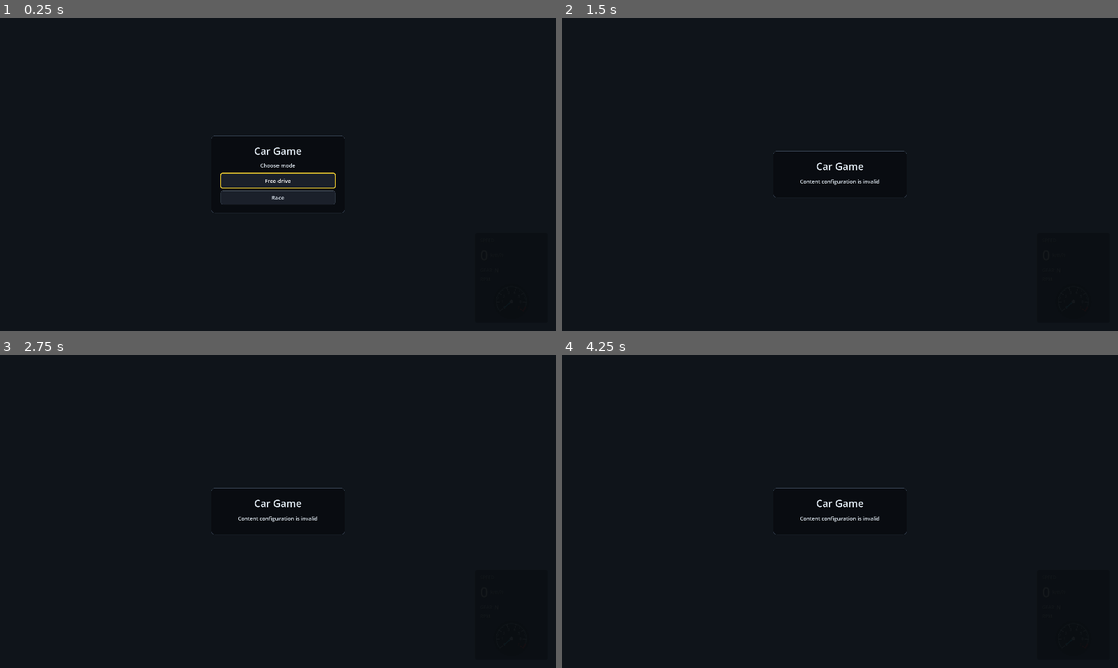
Above: before the commit, frames 1-4 (two rows, left to right).
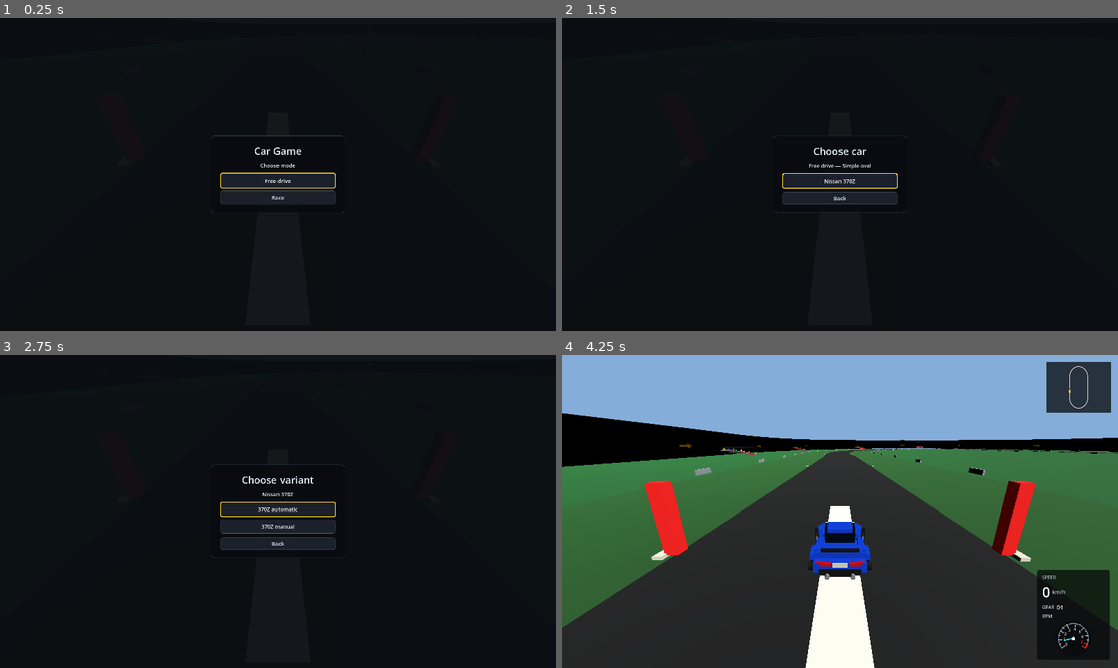
Above: after the commit, the same moments.

Repository: Dziuras98/car-game
Game: Godot game, scene res://scenes/startup.tscn
The game is run twice, just before and just after one commit, with the same random seed, the same clock (stepped at 60 frames per second) and the same inputs.
Inputs (mouse positions are in pixels of both pictures, inside the frame that each line leads up to):
- Up to frame 1 (0.25 s): no input
- Up to frame 2 (1.5 s): click "Free drive" at 0.5 s; click (840, 180) at 1.25 s, where only the run after the commit has a clickable "Simple oval"
- Up to frame 3 (2.75 s): click (278, 517) at 2 s, where only the run after the commit has a clickable "Nissan 370Z"
- Up to frame 4 (4.25 s): click (840, 508) at 2.75 s, where only the run after the commit has a clickable "370Z automatic"; tap Enter at 3.5 s; hold Right (steer-right) from 3.53 s (still down); tap C (camera-back) at 3.6 s

The runs differ from the first frame. In frame 2, 1.7% of the frame differs, in the area x 38-62%, y 37-63%; in frame 3, 2.4%; in frame 4, 75%, in the area x 0-100%, y 0-100%.
Error before the commit: Parse Error: Too few arguments for "configure()" call. Expected at least 10 but received 8. (res://scripts/game/game_manager.gd:260)

Commit message:
Integrate transactional session and track startup

Diff:
--- a/scripts/game/game_manager.gd
+++ b/scripts/game/game_manager.gd
@@ -79,7 +79,7 @@
 	_race_hud = RaceHud.new()
 	_race_hud.build(self, _active_lap_count, Callable(self, "_return_to_main_menu"))
 	_build_pause_menu()
-	if not _configure_runtime_for_active_track() or not _configure_session_start_transaction():
+	if not _configure_runtime_for_session_track() or not _configure_session_start_transaction():
 		set_process(false)
 		set_physics_process(false)
 		return
@@ -204,33 +204,69 @@
 	if definition == null or not definition.is_valid():
 		push_error("Cannot activate an invalid track definition.")
 		return false
-	if (
-		_active_track_definition != null
-		and _active_track_definition.track_id == definition.track_id
-		and is_instance_valid(_track)
-	):
-		_active_lap_count = _resolve_lap_count(definition)
-		return true
-
 	var next_track: GeneratedTrack = _track_spawn_controller.spawn_track(definition)
 	if next_track == null:
 		return false
-	_track = next_track
-	_active_track_definition = definition
-	_active_lap_count = _resolve_lap_count(definition)
+	_sync_active_track_state()
 	return true
+
+
+func _stage_track(definition: TrackDefinition) -> bool:
+	if definition == null or not definition.is_valid():
+		return false
+	return _track_spawn_controller.stage_track(definition) != null
+
+
+func _commit_staged_track() -> bool:
+	if _track_spawn_controller.commit_staged_track() == null:
+		return false
+	_sync_active_track_state()
+	_update_car_targets()
+	return true
+
+
+func _finalize_staged_track_commit() -> void:
+	_track_spawn_controller.finalize_track_commit()
+
+
+func _sync_active_track_state() -> void:
+	_track = _track_spawn_controller.get_current_track()
+	_active_track_definition = _track_spawn_controller.get_current_definition()
+	if _active_track_definition != null:
+		_active_lap_count = _resolve_lap_count(_active_track_definition)
+	if _minimap != null:
+		_minimap.set_track_node(_track)
+
+
+func _get_session_track() -> GeneratedTrack:
+	var staged_track: GeneratedTrack = _track_spawn_controller.get_staged_track()
+	return staged_track if is_instance_valid(staged_track) else _track
+
+
+func _get_session_track_definition() -> TrackDefinition:
+	var staged_definition: TrackDefinition = _track_spawn_controller.get_staged_definition()
+	return staged_definition if staged_definition != null else _active_track_definition
+
+
+func _get_session_lap_count() -> int:
+	var definition: TrackDefinition = _get_session_track_definition()
+	return _resolve_lap_count(definition) if definition != null else _active_lap_count
 
 
 func _resolve_lap_count(definition: TrackDefinition) -> int:
 	return maxi(definition.recommended_laps, 1) if use_track_recommended_laps else maxi(race_lap_count, 1)
 
 
-func _configure_runtime_for_active_track() -> bool:
+func _configure_runtime_for_session_track() -> bool:
+	var session_track: GeneratedTrack = _get_session_track()
+	if not is_instance_valid(session_track):
+		return false
+	var session_lap_count: int = _get_session_lap_count()
 	var next_car_spawner: CarSpawner = CarSpawner.new()
 	if not next_car_spawner.configure(
 		self,
 		_car_spawn,
-		_track,
+		session_track,
 		_car_selection_state.get_available_car_variants(),
 		opponent_lane_spacing,
 		opponent_row_spacing,
@@ -242,16 +278,16 @@
 	if not next_race_session.configure(
 		next_car_spawner,
 		_race_hud,
-		_track,
+		session_track,
 		_minimap,
-		_active_lap_count,
+		session_lap_count,
 		opponent_count
 	):
 		return false
 
 	_car_spawner = next_car_spawner
 	_race_session = next_race_session
-	_minimap.set_track_node(_track)
+	_minimap.set_track_node(session_track)
 	return true
 
 
@@ -261,11 +297,13 @@
 		_session_state,
 		_car_selection_state,
 		track_catalog,
-		Callable(self, "_clear_active_session").bind(false),
-		Callable(self, "_activate_track"),
-		Callable(self, "_configure_runtime_for_active_track"),
+		Callable(self, "_reset_session_start_runtime"),
+		Callable(self, "_stage_track"),
+		Callable(self, "_configure_runtime_for_session_track"),
 		Callable(self, "_spawn_car"),
-		Callable(self, "_start_race")
+		Callable(self, "_start_race"),
+		Callable(self, "_commit_staged_track"),
+		Callable(self, "_finalize_staged_track_commit")
 	)
 
 
@@ -320,6 +358,8 @@
 		return
 	if not message.is_empty():
 		push_error(message)
+	if result == GameSessionStartTransaction.Result.SESSION_BEGIN_REJECTED:
+		return
 	_menu.reset_menu()
 
 
@@ -354,7 +394,7 @@
 	_camera.set_target_node(_current_car)
 	_speedometer.set_target_node(_current_car)
 	_minimap.set_target_node(_current_car)
-	_minimap.set_track_node(_track)
+	_minimap.set_track_node(_get_session_track())
 	var opponents: Array[PlayerCarController] = []
 	if _race_session != null:
 		opponents = _race_session.get_opponents()
@@ -375,14 +415,27 @@
 	_minimap.set_opponents([])
 
 
-func _clear_active_session(resume_game: bool) -> void:
+func _clear_runtime_state(resume_game: bool) -> void:
 	if resume_game and _pause_menu != null:
 		_pause_menu.resume_game()
 	if _race_session != null:
 		_race_session.reset_to_menu_state()
 	_clear_current_car()
+	_car_spawner = null
+	_race_session = null
+	_set_driving_ui_visible(false)
+
+
+func _reset_session_start_runtime() -> void:
+	_clear_runtime_state(false)
+	if _track_spawn_controller != null:
+		_track_spawn_controller.rollback_track_transaction()
+		_sync_active_track_state()
+
+
+func _clear_active_session(resume_game: bool) -> void:
+	_clear_runtime_state(resume_game)
 	_session_state.reset()
-	_set_driving_ui_visible(false)
 
 
 func _reset_to_main_menu(message: String = "", resume_game: bool = false) -> void:
